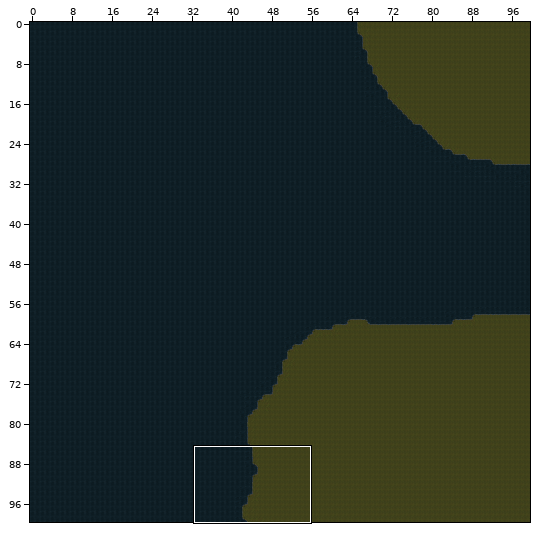
Two states of a Tiled map (JSON), LostAndDivine.ClientMonoGame/Content/Sectors/2_11.tmj. The first picture is a wide view before the edit; the outline marks the close-up.
Close-up. Earlier state:
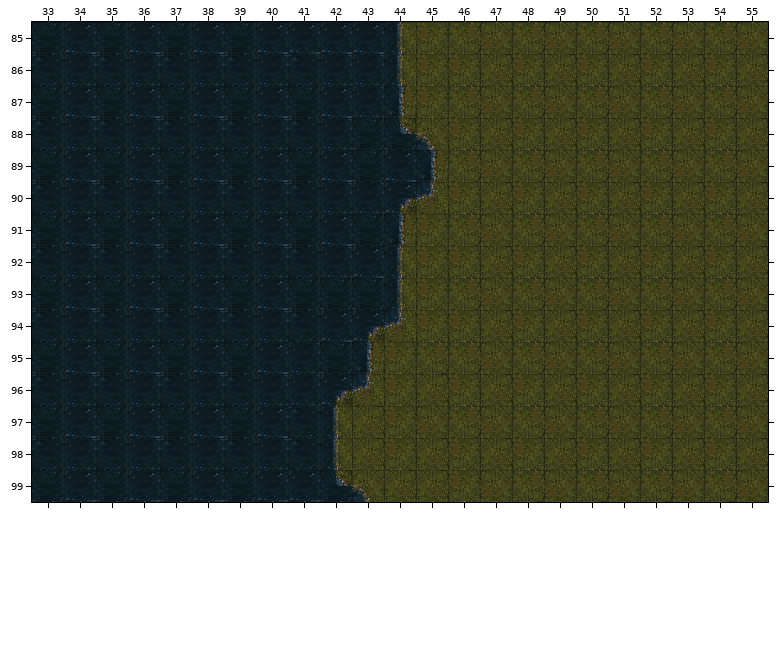
Cells are 64x64 px. Shown: x 33..55, y 85..99.
New version:
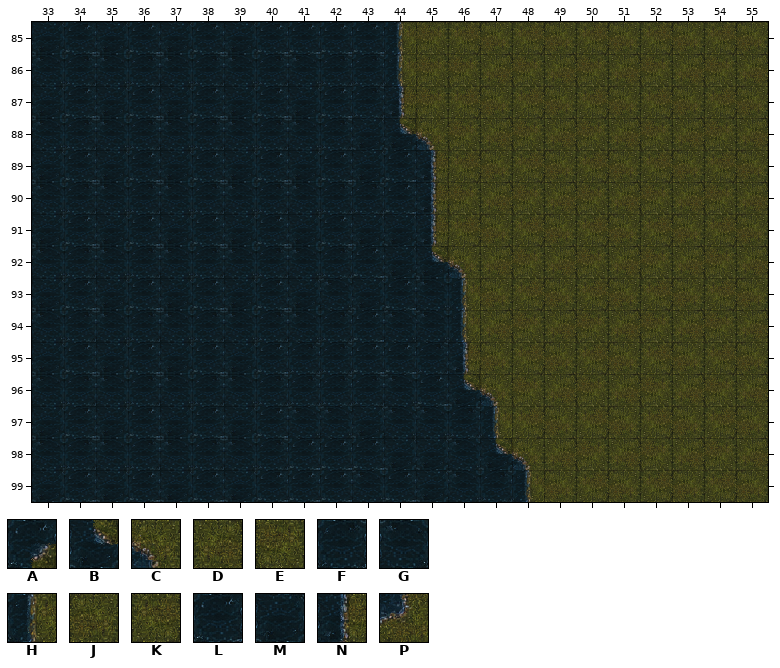
Key: from "World-Tilemap": A 10, B 40, C 71, D 91, E 92, F 99, G 100, H 101, J 121, K 122, L 129, M 130, N 131, P 161.
_ is an empty cell, . an unchanged one.
What changed:
--- layer "Слой тайлов 1"
@@ x 41..48 @@
- 90 ...AP...
- 91 ...NE...
- 92 ...HEE..
- 93 .M.HEK..
- 94 .LAPEE..
- 95 .MNEKK..
- 96 .APEDED.
- 97 .HDEJKJ.
- 98 GHDEDEDE
- 99 .BCDDEJK
+ 90 ...LN...
+ 91 ...MN...
+ 92 ...MBC..
+ 93 .G.LGH..
+ 94 .FLGGH..
+ 95 .FLLFN..
+ 96 .FFGLBC.
+ 97 .GMGGFH.
+ 98 LLLMMGBC
+ 99 .LGLMGFH
